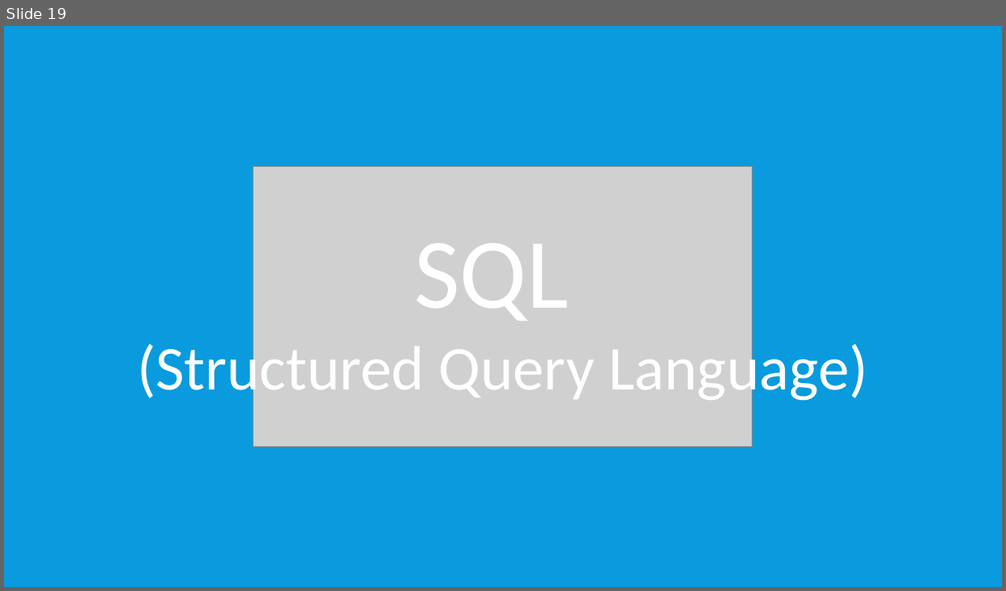
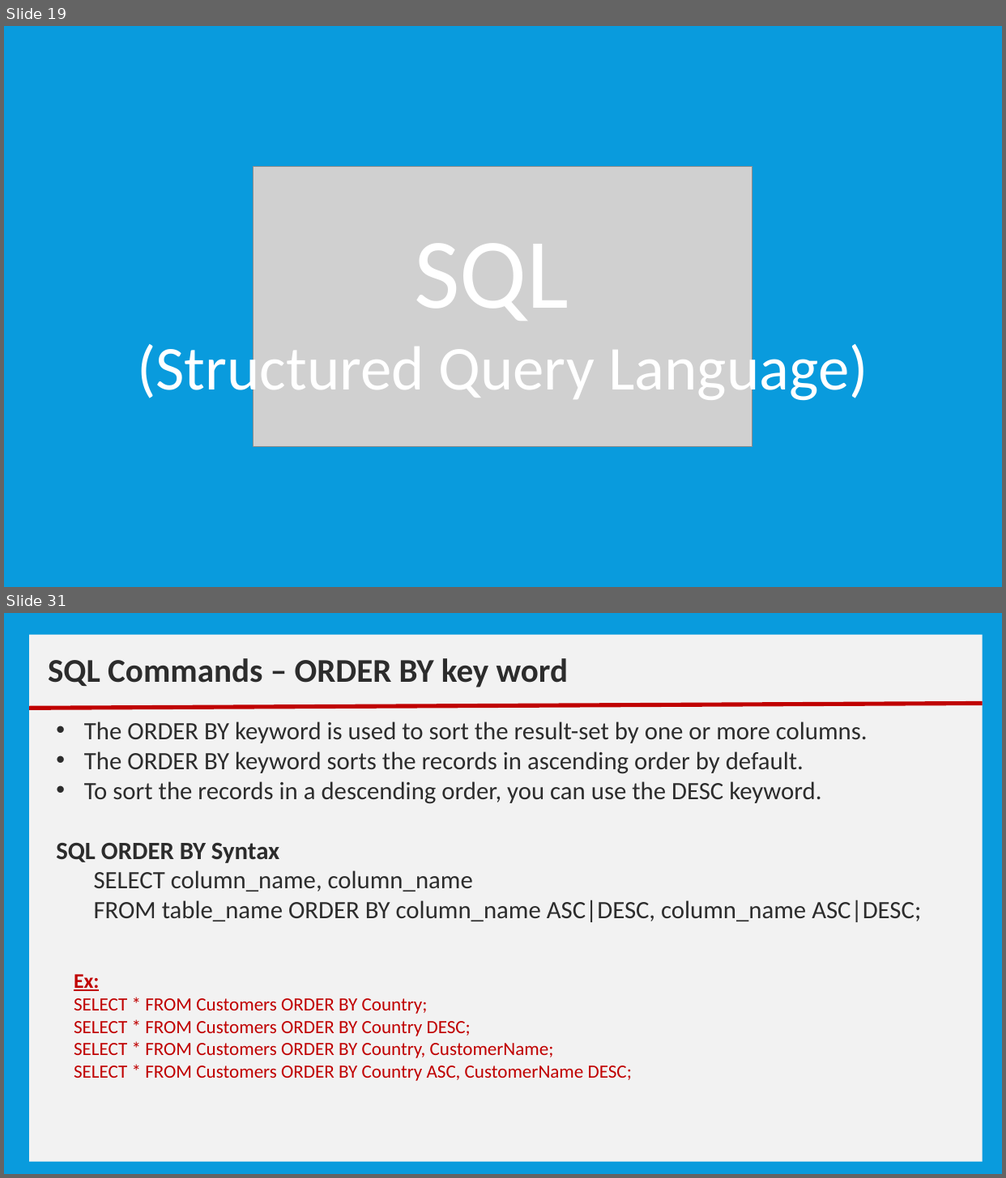
Before and after one commit to nmsgit1234/TechnicalDocs, a slide deck: training/core_java/12_Training_CoreJava_Datbase_Fundamentals.pptx. Shown one above the other, each under a label of ours: slide 19 before the commit, slides 19 and 31 after it; the slides between them are not shown. The pictures are 1006x591 and 1006x1178 pixels, drawn with LibreOffice and Linux fonts; fonts in the diff are those of the drawing; grey boxes stand for pictures. Boxes give left, top, right and bottom in pixels: in the first picture for what was removed or moved away, otherwise in the second. Text is boxed around its words. In the diff, an @@ line names an element or a change of style, - is before the commit and + after.

```diff
--- a/training/core_java/12_Training_CoreJava_Datbase_Fundamentals.pptx
+++ b/training/core_java/12_Training_CoreJava_Datbase_Fundamentals.pptx
@@ slide 31 added at [4, 613, 1002, 1174], background #099BDD @@
@@ rectangle added at [29, 635, 982, 1162], fill #F2F2F2 @@
@@ text added at [48, 658, 569, 688], 32 pt, text #2C2C2C, bold @@
+SQL Commands – ORDER BY key word
@@ line added from (29, 708) to (982, 704), #C00000 4 pt @@
@@ text added at [56, 722, 921, 922], 24 pt, text #2C2C2C @@
+  • The ORDER BY keyword is used to sort the result-set by one or more columns.
+  • The ORDER BY keyword sorts the records in ascending order by default.
+  • To sort the records in a descending order, you can use the DESC keyword.
+  SQL ORDER BY Syntax
+    SELECT column_name, column_name
+    FROM table_name ORDER BY column_name ASC|DESC, column_name ASC|DESC;
@@ text added at [74, 974, 632, 1081], 18 pt, text #C00000 @@
+Ex:
+SELECT * FROM Customers ORDER BY Country;
+SELECT * FROM Customers ORDER BY Country DESC;
+SELECT * FROM Customers ORDER BY Country, CustomerName;
+SELECT * FROM Customers ORDER BY Country ASC, CustomerName DESC;
```
Also in this commit, not shown: 1 slide changed, 27 other slides added, 16 slides removed, 1 other file.
